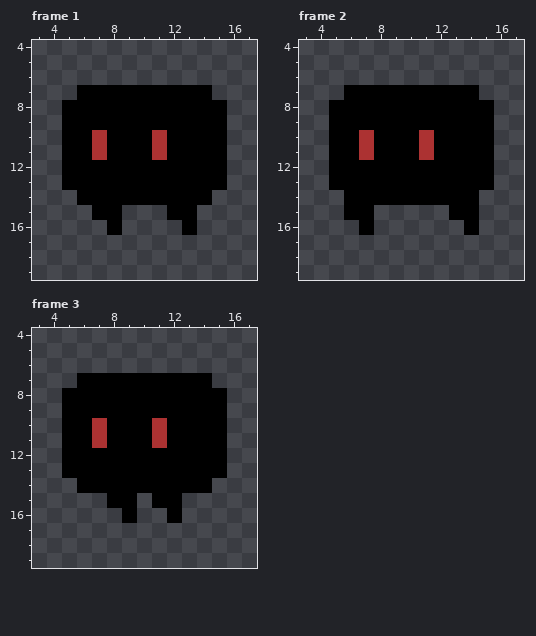
File history of a pixel-art file, Art/2001.aseprite. Above: the version before the commit.
20x20 pixels, 3 frames. Shown: frame 1: x 3..17, y 4..19; frame 2: x 3..17, y 4..19; frame 3: x 3..17, y 4..19. The commit also changed other frames, which this record leaves out.
Now the later version:
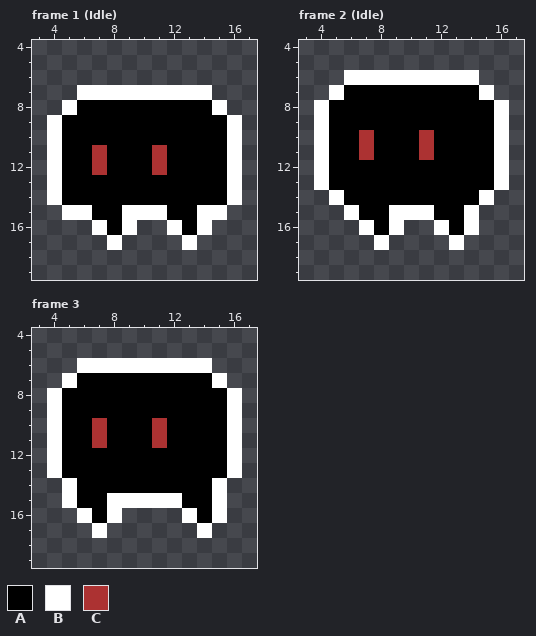
Palette (. is transparent): A #000000  B #ffffff  C #ac3232
Diff:
Frame 1 (Idle):
y 7: x 6..14 AAAAAAAAA -> BBBBBBBBB
y 8: x 5 A -> B; x 15 A -> B
y 9: x 4 . -> B; x 16 . -> B
y 10: x 4 . -> B; x 7 C -> A; x 11 C -> A; x 16 . -> B
y 11: x 4 . -> B; x 16 . -> B
y 12: x 4 . -> B; x 7 A -> C; x 11 A -> C; x 16 . -> B
y 13: x 4 . -> B; x 16 . -> B
y 14: x 4..5 .. -> BA; x 15..16 .. -> AB
y 15: x 5..6 .. -> BB; x 9..11 ... -> BBB; x 14..15 .. -> BB
y 16: x 7 . -> B; x 9 . -> B; x 12 . -> B; x 14 . -> B
y 17: x 8 . -> B; x 13 . -> B
Frame 2 (Idle):
y 6: x 6..14 ......... -> BBBBBBBBB
y 7: x 5 . -> B; x 15 . -> B
y 8..13: x 4 . -> B; x 16 . -> B
y 14: x 5 . -> B; x 15 . -> B
y 15: x 6 A -> B; x 8..12 ..... -> ABBBA; x 14 A -> B
y 16: x 7..9 A.. -> BAB; x 12..14 ..A -> BAB
y 17: x 8 . -> B; x 13 . -> B
Frame 3:
y 6: x 6..14 ......... -> BBBBBBBBB
y 7: x 5 . -> B; x 15 . -> B
y 8..13: x 4 . -> B; x 16 . -> B
y 14: x 5 . -> B; x 15 . -> B
y 15: x 5..15 ...AA.AA... -> BAABBBBBAAB
y 16: x 6..9 ...A -> BAB.; x 12..15 A... -> .BAB
y 17: x 7 . -> B; x 14 . -> B
Where, in picture pixels (left, top, right, bottom), the same in both pictures:
changed: (47, 85, 242, 250)
changed: (314, 70, 509, 250)
changed: (47, 358, 242, 538)
